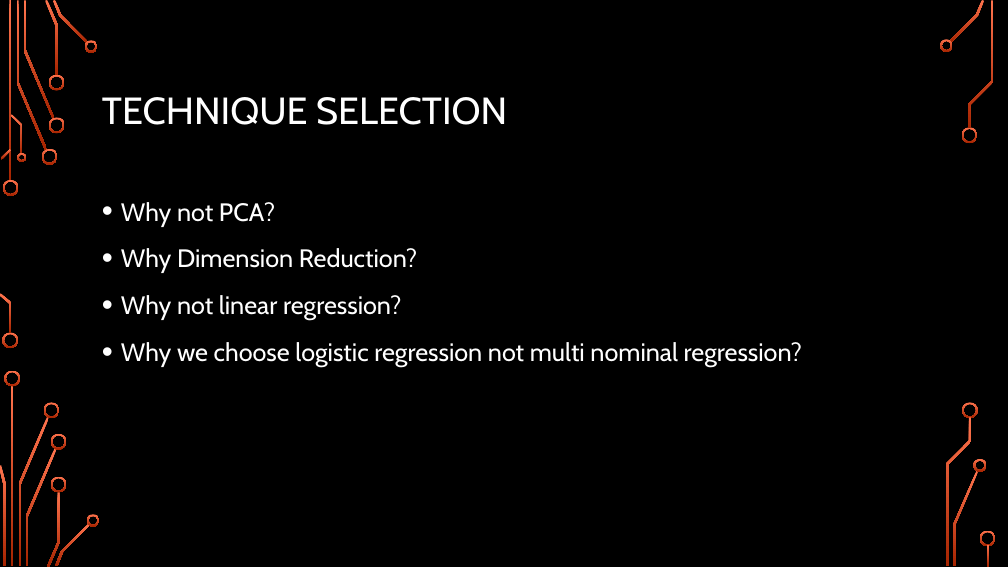
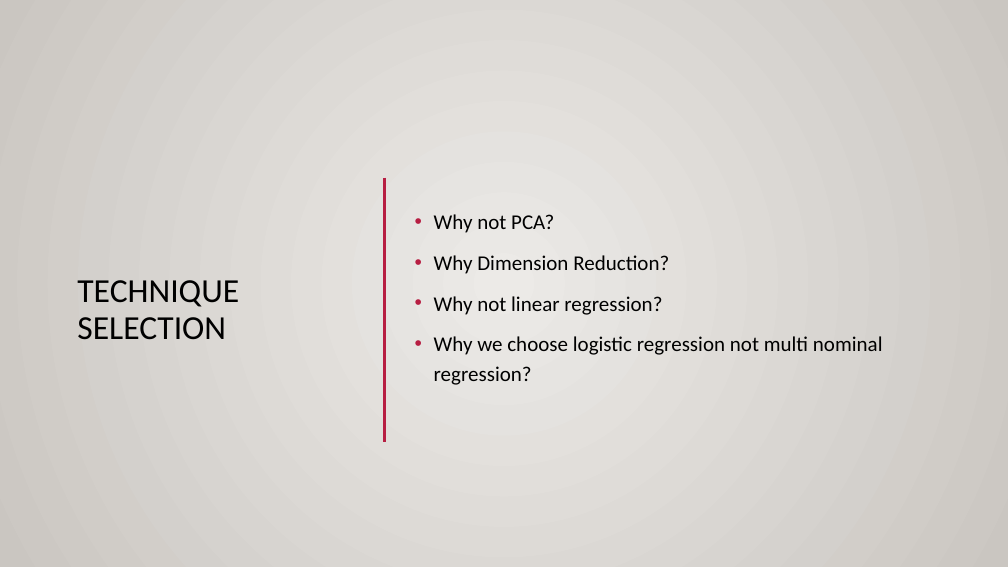
Before and after one commit to karimkhamwani/data-mining, a slide deck: slide 6 of Caravan.pptx. Drawn at 1008x567 pixels with LibreOffice and Linux fonts; fonts in the diff are those of the drawing; background and template pictures are left out. Boxes give left, top, right and bottom in pixels: in the first picture for what was removed or moved away, otherwise in the second. Text is boxed around its words. In the diff, an @@ line names an element or a change of style, - is before the commit and + after.

```diff
--- a/Caravan.pptx
+++ b/Caravan.pptx
@@ background picture (left out) to gradient #ECEAE7 to #CAC7C1 @@
@@ rectangle added at bbox=[0, 0, 1008, 567], fill gradient #ECEAE7 to #CAC7C1 @@
@@ title "TECHNIQUE SELECTION": place and size @@
-title "TECHNIQUE SELECTION" at bbox=[102, 97, 507, 125]
+title "TECHNIQUE SELECTION" at bbox=[77, 280, 239, 340]
@@ title "TECHNIQUE SELECTION" at bbox=[77, 280, 239, 340]: size 36 to 32 pt, font Cabin to Calibri, text colour #FFFFFF to #000000 @@
@@ text "Why not PCA?": place and size @@
-text "Why not PCA?" at bbox=[121, 202, 802, 367]
+text "Why not PCA?" at bbox=[434, 214, 883, 385]
@@ text "Why not PCA?" at bbox=[434, 214, 883, 385]: size 24 to 20 pt, font Cabin to Calibri, text colour #FFFFFF to #000000; vertical alignment top to middle @@
@@ rectangle added at bbox=[0, 167, 1008, 507], fill gradient #DFDBD5 @@
@@ line added from (120, 153) to (915, 153), #B71E42 2.5 pt @@
@@ line added from (385, 178) to (385, 442), #B71E42 2.5 pt @@
@@ line added from (0, 507) to (1008, 507), #000001 1 pt @@
@@ group removed at bbox=[0, 0, 996, 567]: 33 freeform shapes, 3 rectangles @@
```
Also in this commit, not shown: 11 other slides changed, 1 slide added, 1 slide removed, 1 other file.
